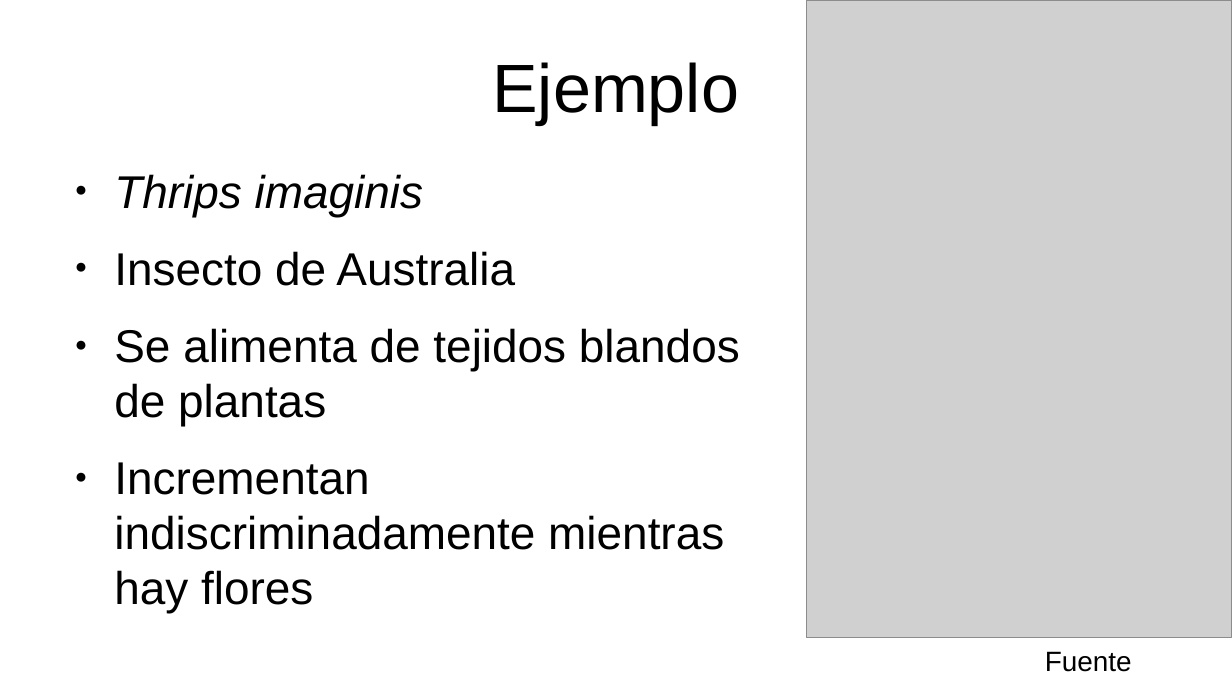
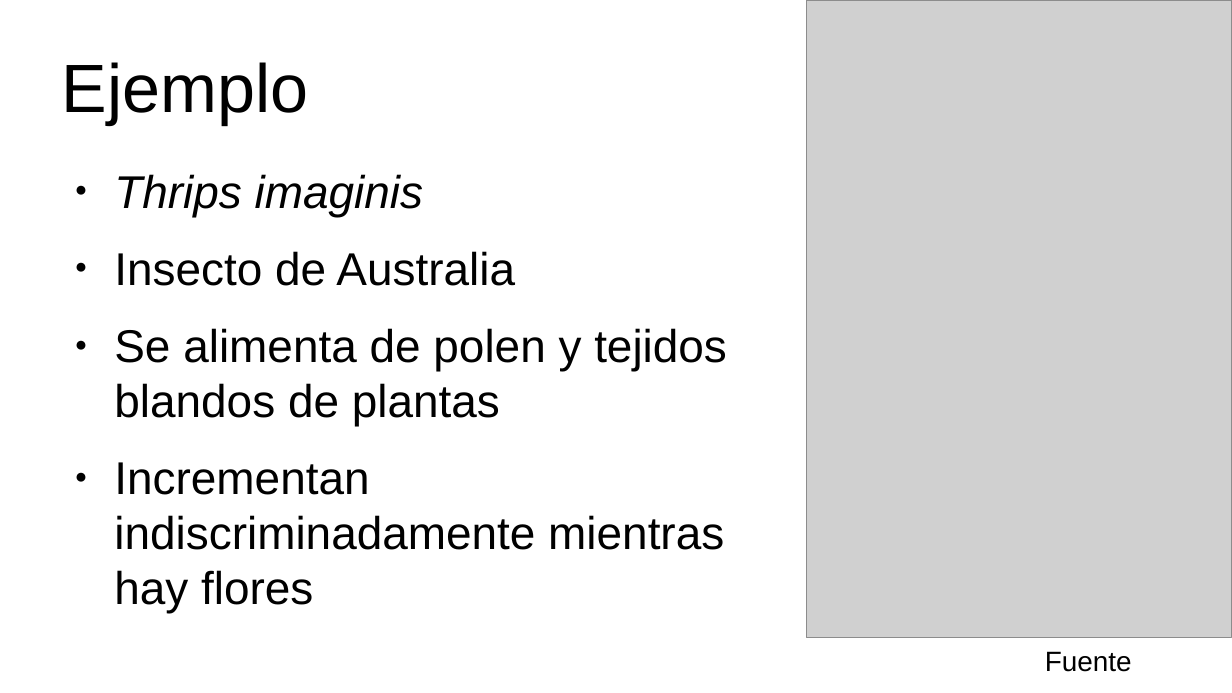
Before and after one commit to gerardommc/Ecologia-poblaciones, a slide deck: slide 5 of Unidad-2/Regulacion-poblaciones.odp (slide 8 before the commit). Drawn at 1232x693 pixels with LibreOffice and Linux fonts; fonts in the diff are those of the drawing; grey boxes stand for pictures. Boxes give left, top, right and bottom in pixels: in the first picture for what was removed or moved away, otherwise in the second. Text is boxed around its words. In the diff, an @@ line names an element or a change of style, - is before the commit and + after.

```diff
--- a/Unidad-2/Regulacion-poblaciones.odp
+++ b/Unidad-2/Regulacion-poblaciones.odp
@@ title "Ejemplo" at [62,62,309,125]: alignment centre to left @@
@@ text at [114,328,727,426]: text changed @@
-● Se alimenta de tejidos blandos de plantas
+● Se alimenta de polen y tejidos blandos de plantas
```
Also in this commit, not shown: 5 other slides changed, 12 slides added, 1 slide removed, 5 other files.
